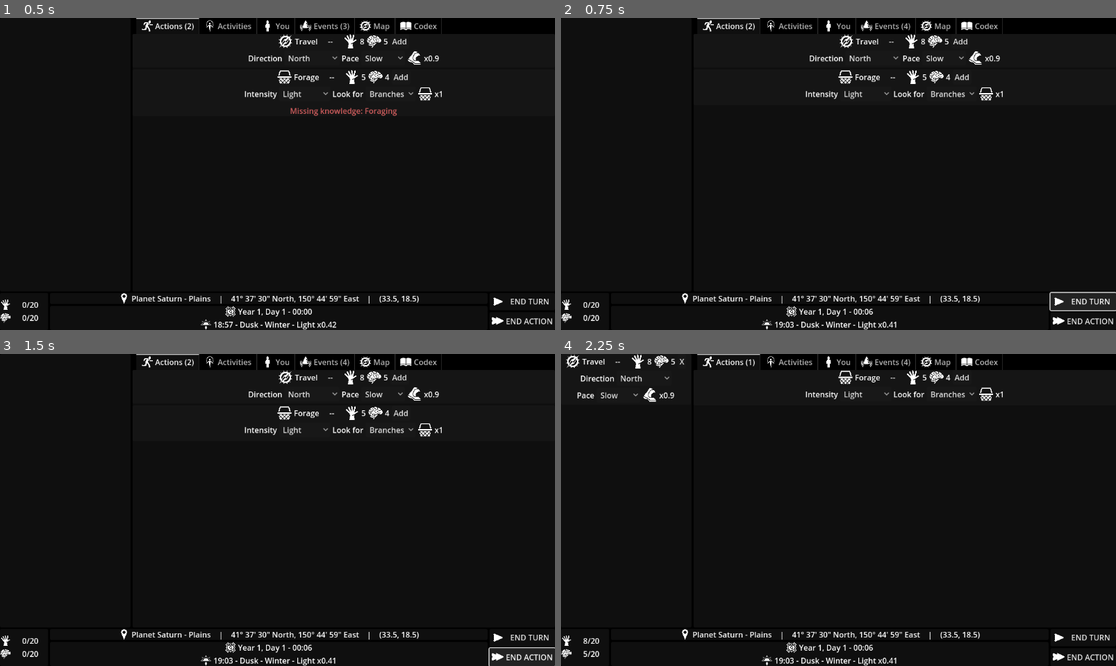
Above: before the commit, frames 1-4 (two rows, left to right).
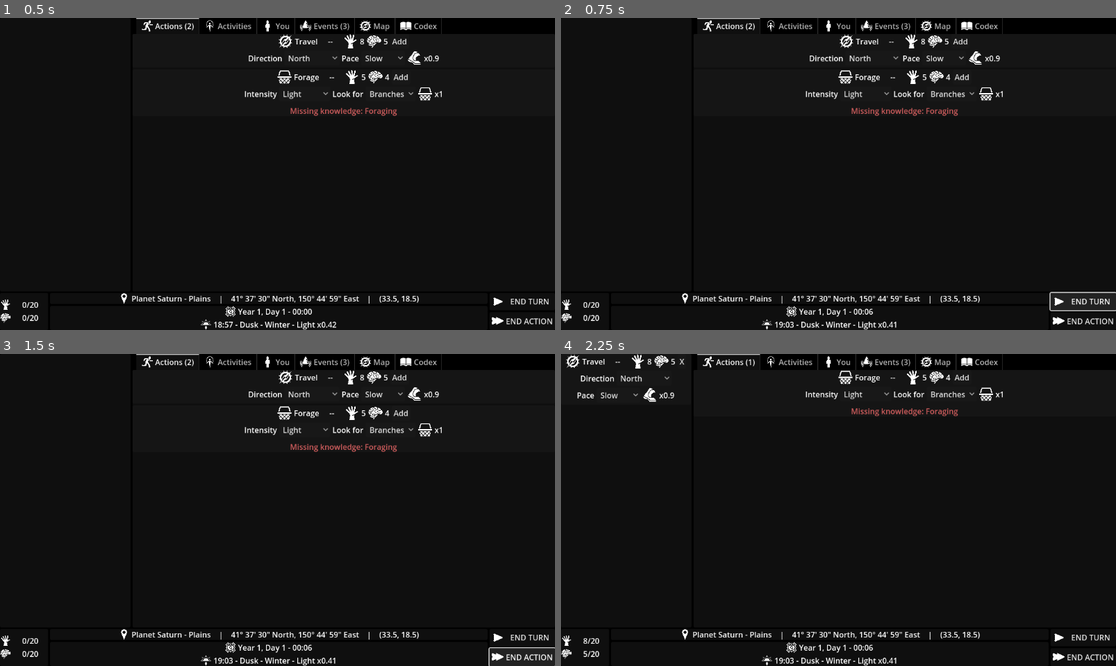
Above: after the commit, the same moments.

Repository: Turnovus/Space-Adventure-RPG
Game: Godot game, scene res://main.tscn
Two runs of this game, one before a commit and one after it. Both use one fixed random seed, a clock stepped at 60 frames per second and the inputs below.
Inputs:
- Up to frame 1 (0.5 s): no input
- Up to frame 2 (0.75 s): click "END TURN" at 0.5 s
- Up to frame 3 (1.5 s): click "END ACTION" at 1.25 s
- Up to frame 4 (2.25 s): click "Add" at 2 s

Frame 1 is identical in both runs. In frame 2, 0.2% of the frame differs, in the area x 52-72%, y 1-32%; in frame 3, 0.2%; in frame 4, 0.2%, in the area x 52-72%, y 1-21%.

Commit message:
Update foraging.tres

Diff:
--- a/Alpha/data/knowledge/groups/survival/foraging.tres
+++ b/Alpha/data/knowledge/groups/survival/foraging.tres
@@ -9,5 +9,5 @@
 label = "Foraging"
 description = "The ability to extract useful materials from one's environment."
 icon = ExtResource("1_cyotf")
-base_cost = 0.1
+base_cost = 25.0
 prerequisites = Array[ExtResource("1_ec3mw")]([])
